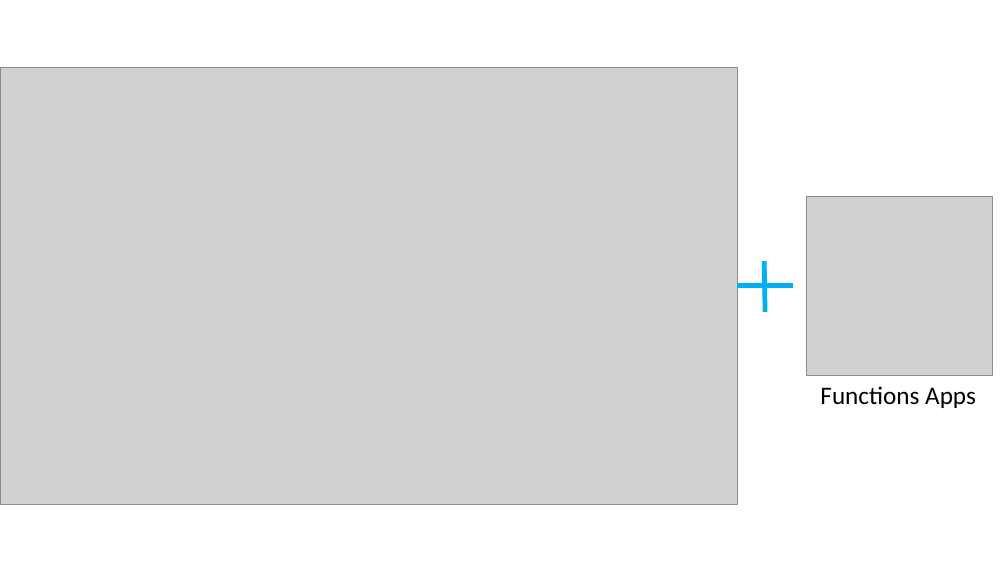
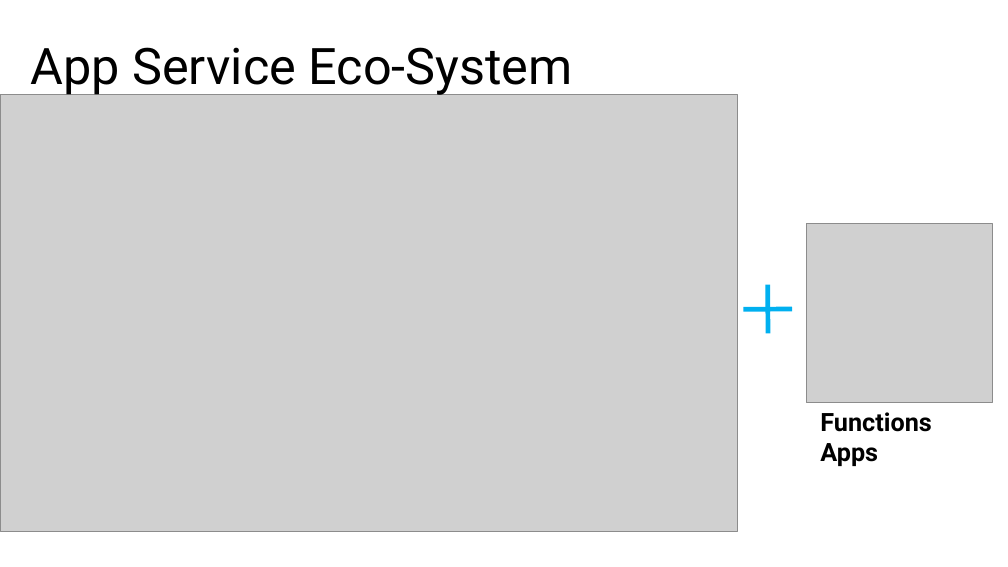
Before and after one commit to alex-zyl/FunctionsVSLambda, a slide deck: slide 13 of Presentation/Presentation.pptx (slide 8 before the commit). Drawn at 1008x567 pixels with LibreOffice and Linux fonts; fonts in the diff are those of the drawing; grey boxes stand for pictures. Boxes give left, top, right and bottom in pixels: in the first picture for what was removed or moved away, otherwise in the second. Text is boxed around its words. In the diff, an @@ line names an element or a change of style, - is before the commit and + after.

```diff
--- a/Presentation/Presentation.pptx
+++ b/Presentation/Presentation.pptx
@@ text added at [30, 47, 573, 96], 48 pt, text #000000 @@
+App Service Eco-System
@@ picture: place and size @@
-picture at [0, 67, 737, 504]
+picture at [0, 95, 737, 532]
@@ picture: place and size @@
-picture at [806, 196, 992, 375]
+picture at [806, 223, 992, 402]
@@ line moved from (765, 261) - (765, 312) to (768, 285) - (768, 333) @@
@@ line moved from (737, 286) - (793, 286) to (743, 309) - (792, 309) @@
@@ text "Functions Apps": place and size @@
-text "Functions Apps" at [820, 386, 976, 408]
+text "Functions Apps" at [820, 412, 931, 466]
@@ text "Functions Apps" at [820, 412, 931, 466]: font Calibri to Roboto, bold on @@
```
Also in this commit, not shown: 25 other slides changed, 12 slides added, 3 slides removed, 23 other files.
